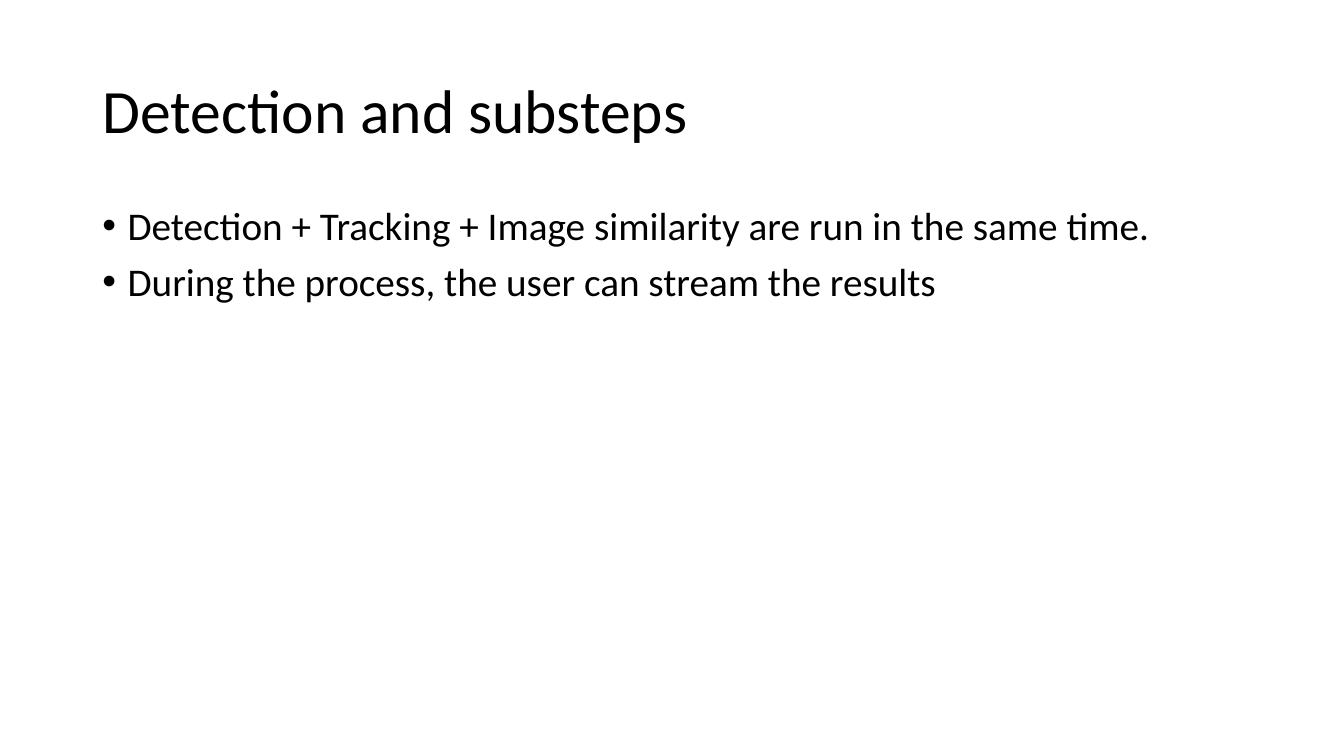
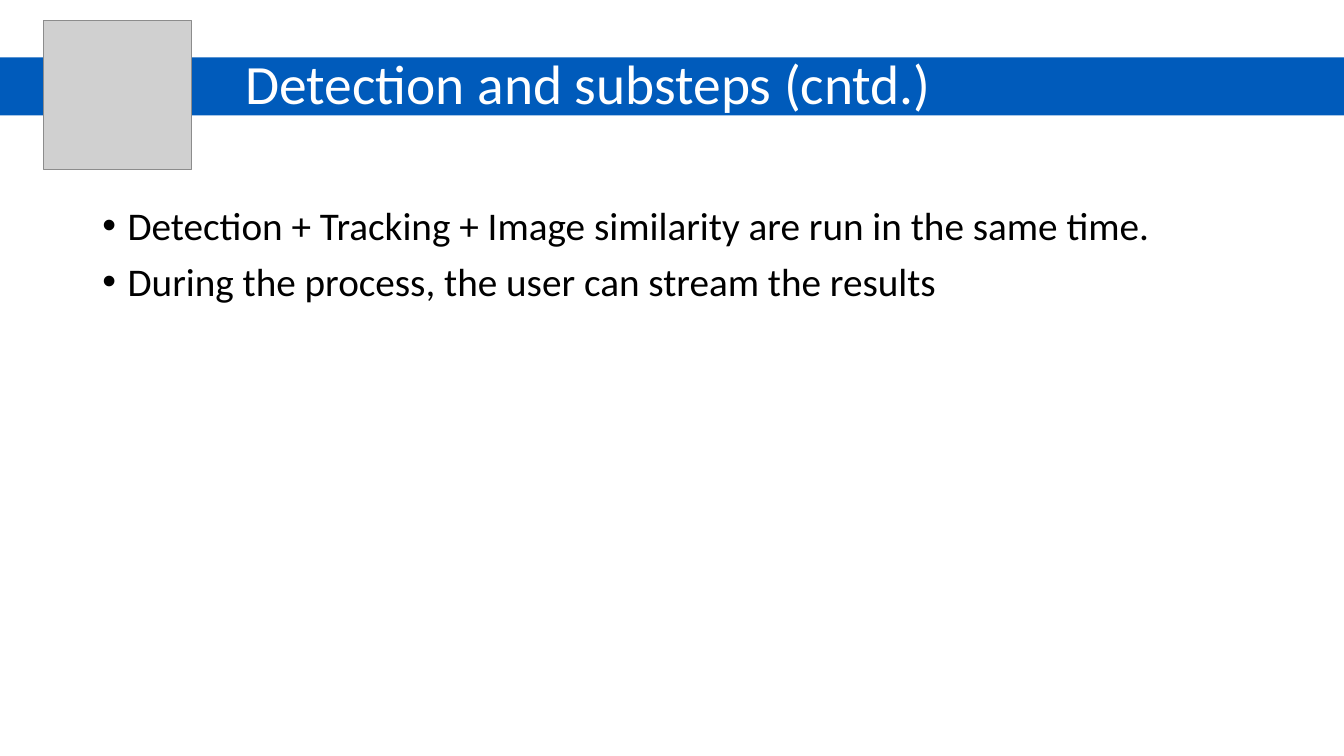
Before and after one commit to GiuliaCiaramella/yolov5, a slide deck: slide 7 of week_11_presentation.pptx. Drawn at 1344x756 pixels with LibreOffice and Linux fonts; fonts in the diff are those of the drawing; grey boxes stand for pictures. Boxes give left, top, right and bottom in pixels: in the first picture for what was removed or moved away, otherwise in the second. Text is boxed around its words. In the diff, an @@ line names an element or a change of style, - is before the commit and + after.

```diff
--- a/week_11_presentation.pptx
+++ b/week_11_presentation.pptx
@@ picture added at box(43, 20, 192, 169) @@
@@ rectangle added at box(0, 57, 1344, 116), fill #005BBB @@
@@ title at box(246, 63, 931, 118): text changed; size 44 to 39.6 pt; text colour #000000 to #FFFFFF @@
-Detection and substeps
+Detection and substeps (cntd.)
```
Also in this commit, not shown: 9 other slides changed.
